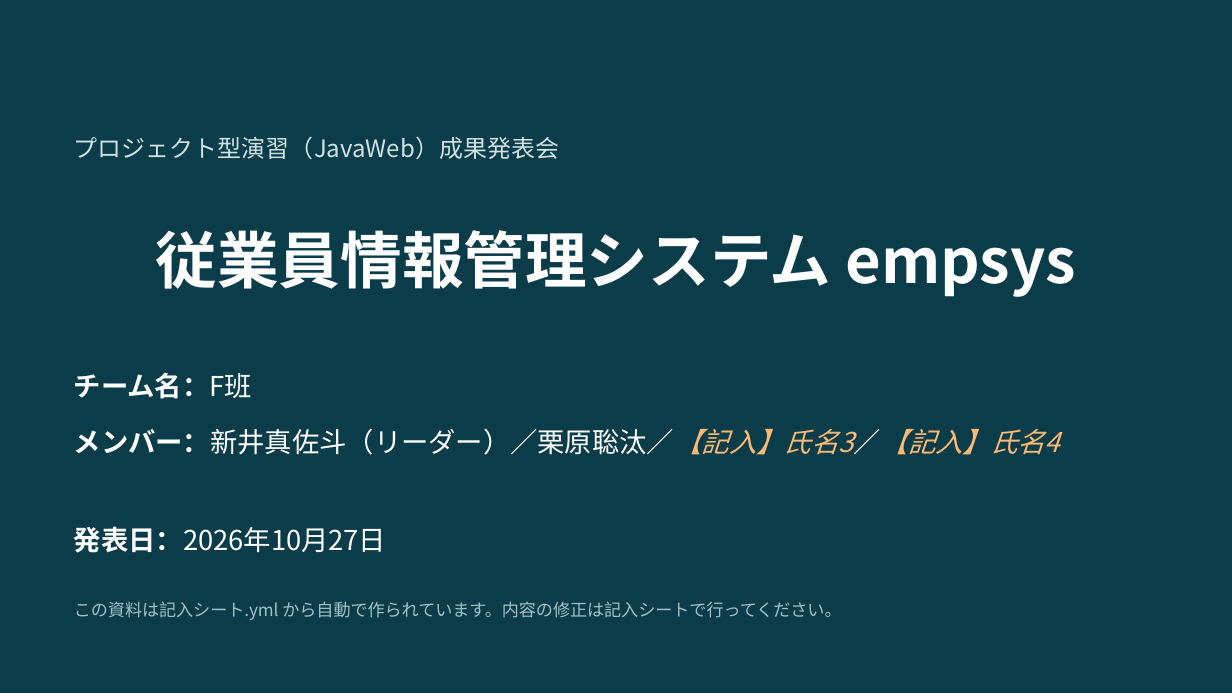
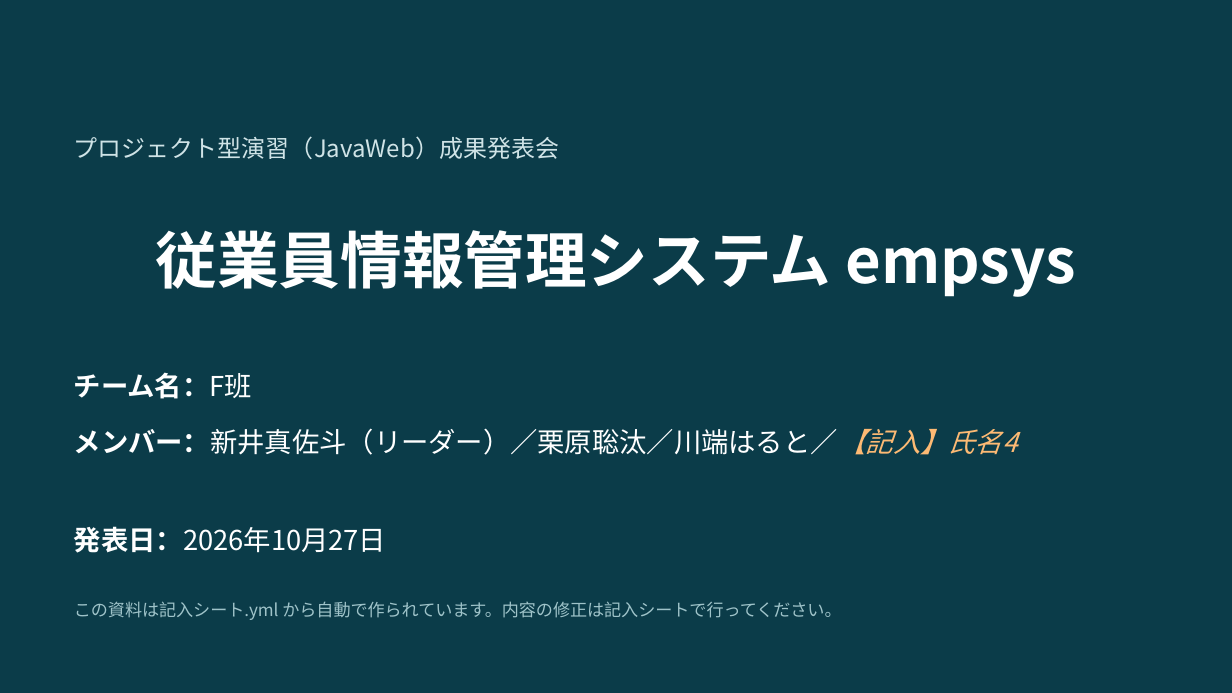
Before and after one commit to amasato1221/web_-application, a slide deck: slide 1 of 成果発表会資料_テンプレート.pptx. Drawn at 1232x693 pixels with LibreOffice and Linux fonts; fonts in the diff are those of the drawing. Boxes give left, top, right and bottom in pixels: in the first picture for what was removed or moved away, otherwise in the second. Text is boxed around its words. In the diff, an @@ line names an element or a change of style, - is before the commit and + after.

```diff
--- a/成果発表会資料_テンプレート.pptx
+++ b/成果発表会資料_テンプレート.pptx
@@ text at [74, 428, 1018, 455]: text changed @@
-メンバー：新井真佐斗（リーダー）／栗原聡汰／【記入】氏名3／【記入】氏名4
+メンバー：新井真佐斗（リーダー）／栗原聡汰／川端はると／【記入】氏名4
```
Also in this commit, not shown: 3 other slides changed.
